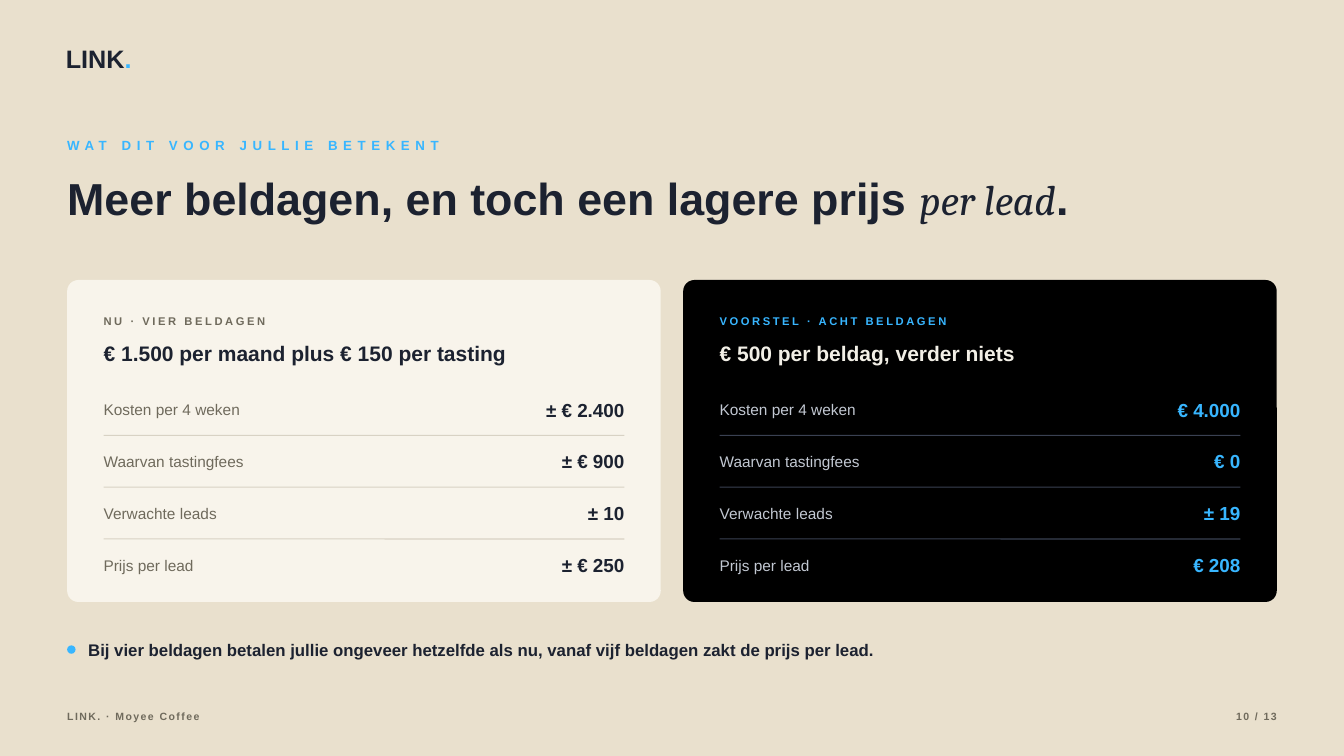
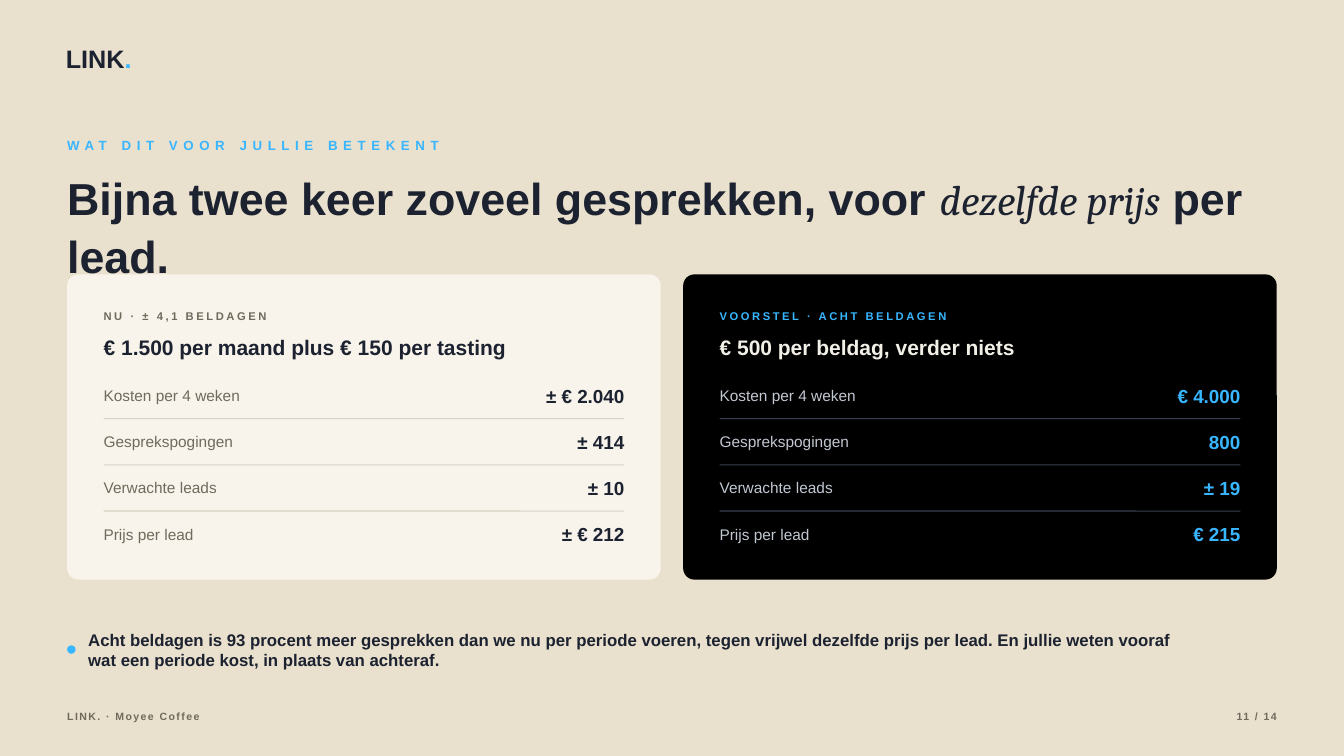
Before and after one commit to hens-lang/Test, a slide deck: slide 11 of output/LINK. voorstel Moyee Coffee.pptx (slide 10 before the commit). Drawn at 1344x756 pixels with LibreOffice and Linux fonts; fonts in the diff are those of the drawing. Boxes give left, top, right and bottom in pixels: in the first picture for what was removed or moved away, otherwise in the second. Text is boxed around its words. In the diff, an @@ line names an element or a change of style, - is before the commit and + after.

```diff
--- a/output/LINK. voorstel Moyee Coffee.pptx
+++ b/output/LINK. voorstel Moyee Coffee.pptx
@@ text at [67, 182, 1243, 274]: text changed @@
-Meer beldagen, en toch een lagere prijs per lead.
+Bijna twee keer zoveel gesprekken, voor dezelfde prijs per lead.
@@ rounded rectangle: place and size @@
-rounded rectangle at [68, 280, 661, 602]
+rounded rectangle at [68, 274, 661, 580]
@@ rounded rectangle at [68, 274, 661, 580]: proportions changed @@
@@ rounded rectangle at [684, 274, 1277, 580]: proportions changed @@
@@ rounded rectangle: place and size @@
-rounded rectangle at [684, 280, 1277, 602]
+rounded rectangle at [684, 274, 1277, 580]
@@ text at [104, 312, 267, 322]: text changed @@
-NU · VIER BELDAGEN
+NU · ± 4,1 BELDAGEN
@@ 3 texts: place and size @@
-3 texts at [121, 317, 1015, 365]
+3 texts at [121, 312, 1015, 360]
@@ text "Kosten per 4 weken": place and size @@
-text "Kosten per 4 weken" at [104, 404, 240, 418]
+text "Kosten per 4 weken" at [104, 390, 240, 404]
@@ text "Kosten per 4 weken": place and size @@
-text "Kosten per 4 weken" at [720, 404, 856, 418]
+text "Kosten per 4 weken" at [720, 390, 856, 404]
@@ text "€ 4.000": place and size @@
-text "€ 4.000" at [1193, 404, 1240, 418]
+text "€ 4.000" at [1193, 390, 1240, 404]
@@ text at [577, 390, 624, 403]: text changed @@
-± € 2.400
+± € 2.040
@@ text at [104, 436, 233, 450]: text changed @@
-Waarvan tastingfees
+Gesprekspogingen
@@ text at [593, 436, 624, 449]: text changed @@
-± € 900
+± 414
@@ text at [720, 436, 849, 450]: text changed @@
-Waarvan tastingfees
+Gesprekspogingen
@@ text at [1209, 436, 1240, 449]: text changed @@
-€ 0
+800
@@ text "Verwachte leads": place and size @@
-text "Verwachte leads" at [104, 508, 217, 519]
+text "Verwachte leads" at [104, 482, 217, 493]
@@ text "± 10": place and size @@
-text "± 10" at [603, 507, 624, 520]
+text "± 10" at [603, 482, 624, 495]
@@ text "Verwachte leads": place and size @@
-text "Verwachte leads" at [720, 508, 833, 519]
+text "Verwachte leads" at [720, 482, 833, 493]
@@ 4 lines: place and size @@
-4 lines at [104, 436, 1241, 487]
+4 lines at [104, 418, 1241, 465]
@@ text "± 19": place and size @@
-text "± 19" at [1219, 507, 1240, 520]
+text "± 19" at [1219, 482, 1240, 495]
@@ text "Prijs per lead": place and size @@
-text "Prijs per lead" at [104, 560, 193, 574]
+text "Prijs per lead" at [104, 529, 193, 543]
@@ line moved from (104, 539) - (624, 539) to (104, 511) - (624, 511) @@
@@ text at [593, 528, 624, 541]: text changed @@
-± € 250
+± € 212
@@ text "Prijs per lead": place and size @@
-text "Prijs per lead" at [720, 560, 809, 574]
+text "Prijs per lead" at [720, 529, 809, 543]
@@ line moved from (720, 539) - (1241, 539) to (720, 511) - (1241, 511) @@
@@ text at [1209, 528, 1240, 541]: text changed @@
-€ 208
+€ 215
@@ text at [88, 634, 1170, 670]: text changed @@
-Bij vier beldagen betalen jullie ongeveer hetzelfde als nu, vanaf vijf beldagen zakt de prijs per lead.
+Acht beldagen is 93 procent meer gesprekken dan we nu per periode voeren, tegen vrijwel dezelfde prijs per lead. En jullie weten vooraf wat een periode kost, in plaats van achteraf.
@@ text at [1237, 713, 1250, 720]: text changed @@
-10 / 13
+11 / 14
```
Also in this commit, not shown: 12 other slides changed, 1 slide added, 27 other files.
